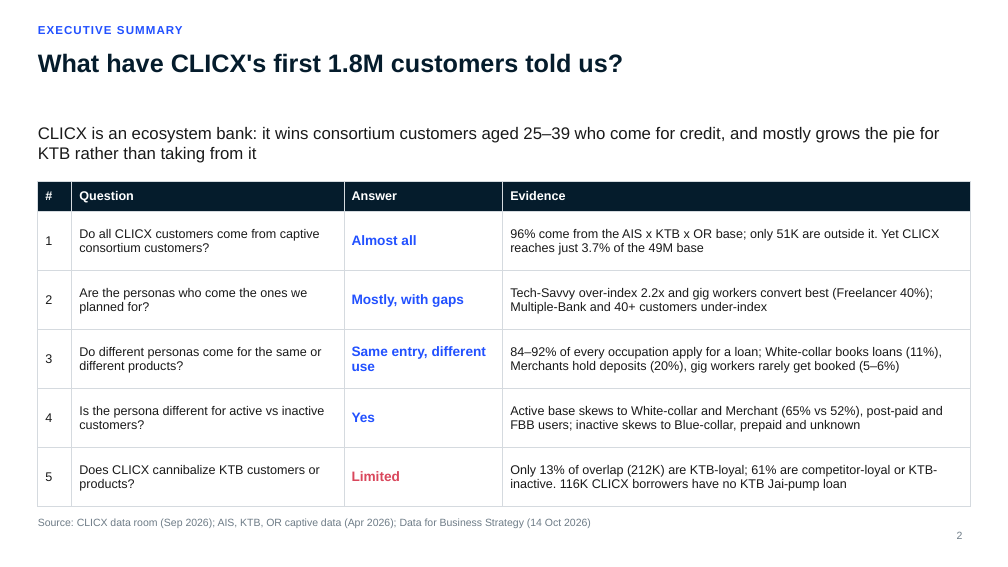
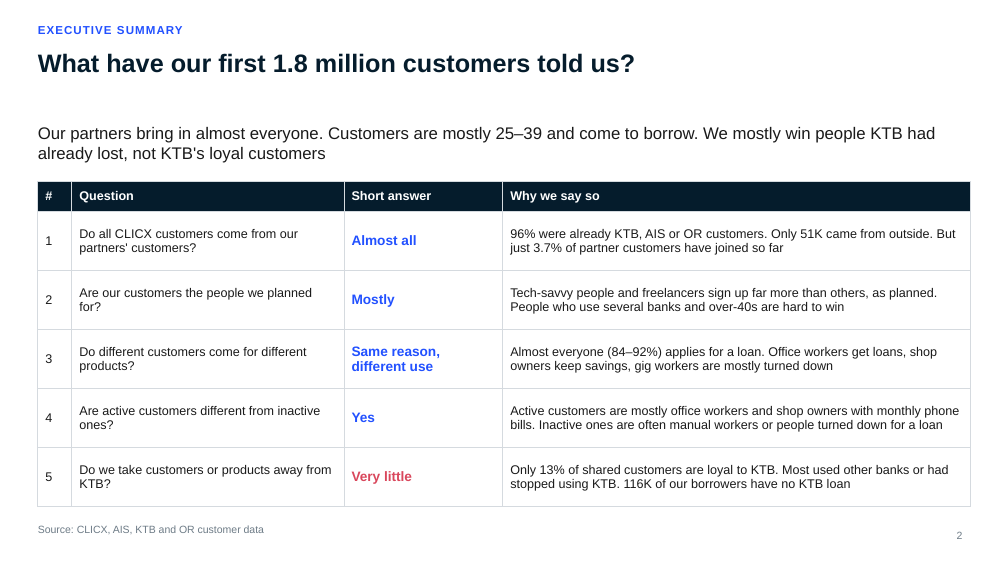
Before and after one commit to hweisim/claude_code, a slide deck: slide 2 of clicx_insights/CLICX_Customer_Insights.pptx. Drawn at 1008x567 pixels with LibreOffice and Linux fonts; fonts in the diff are those of the drawing; background and template pictures are left out. Boxes give left, top, right and bottom in pixels: in the first picture for what was removed or moved away, otherwise in the second. Text is boxed around its words. In the diff, an @@ line names an element or a change of style, - is before the commit and + after.

```diff
--- a/clicx_insights/CLICX_Customer_Insights.pptx
+++ b/clicx_insights/CLICX_Customer_Insights.pptx
@@ title at (x1=38, y1=53, x2=636, y2=73): text changed @@
-What have CLICX's first 1.8M customers told us?
+What have our first 1.8 million customers told us?
@@ text at (x1=38, y1=127, x2=935, y2=163): text changed @@
-CLICX is an ecosystem bank: it wins consortium customers aged 25–39 who come for credit, and mostly grows the pie for KTB rather than taking from it
+Our partners bring in almost everyone. Customers are mostly 25–39 and come to borrow. We mostly win people KTB had already lost, not KTB's loyal customers
@@ table at (x1=38, y1=181, x2=970, y2=495) @@
-row 1, column 3: Answer
+row 1, column 3: Short answer
-row 1, column 4: Evidence
+row 1, column 4: Why we say so
-row 2, column 2: Do all CLICX customers come from captive consortium customers?
+row 2, column 2: Do all CLICX customers come from our partners' customers?
-row 2, column 4: 96% come from the AIS x KTB x OR base; only 51K are outside it. Yet CLICX reaches just 3.7% of the 49M base
+row 2, column 4: 96% were already KTB, AIS or OR customers. Only 51K came from outside. But just 3.7% of partner customers have joined so far
-row 3: 2 | Are the personas who come the ones we planned for? | Mostly, with gaps | Tech-Savvy over-index 2.2x and gig workers convert best (Freelancer 40%); Multiple-Bank and 40+ customers under-index
+row 3: 2 | Are our customers the people we planned for? | Mostly | Tech-savvy people and freelancers sign up far more than others, as planned. People who use several banks and over-40s are hard to win
-row 4: 3 | Do different personas come for the same or different products? | Same entry, different use | 84–92% of every occupation apply for a loan; White-collar books loans (11%), Merchants hold deposits (20%), gig workers rarely get booked (5–6%)
+row 4: 3 | Do different customers come for different products? | Same reason, different use | Almost everyone (84–92%) applies for a loan. Office workers get loans, shop owners keep savings, gig workers are mostly turned down
-row 5, column 2: Is the persona different for active vs inactive customers?
+row 5, column 2: Are active customers different from inactive ones?
-row 5, column 4: Active base skews to White-collar and Merchant (65% vs 52%), post-paid and FBB users; inactive skews to Blue-collar, prepaid and unknown
+row 5, column 4: Active customers are mostly office workers and shop owners with monthly phone bills. Inactive ones are often manual workers or people turned down for a loan
-row 6: 5 | Does CLICX cannibalize KTB customers or products? | Limited | Only 13% of overlap (212K) are KTB-loyal; 61% are competitor-loyal or KTB-inactive. 116K CLICX borrowers have no KTB Jai-pump loan
+row 6: 5 | Do we take customers or products away from KTB? | Very little | Only 13% of shared customers are loyal to KTB. Most used other banks or had stopped using KTB. 116K of our borrowers have no KTB loan
@@ text at (x1=38, y1=525, x2=264, y2=534): text changed @@
-Source: CLICX data room (Sep 2026); AIS, KTB, OR captive data (Apr 2026); Data for Business Strategy (14 Oct 2026)
+Source: CLICX, AIS, KTB and OR customer data
```
Also in this commit, not shown: 11 other slides changed, 3 other files.
